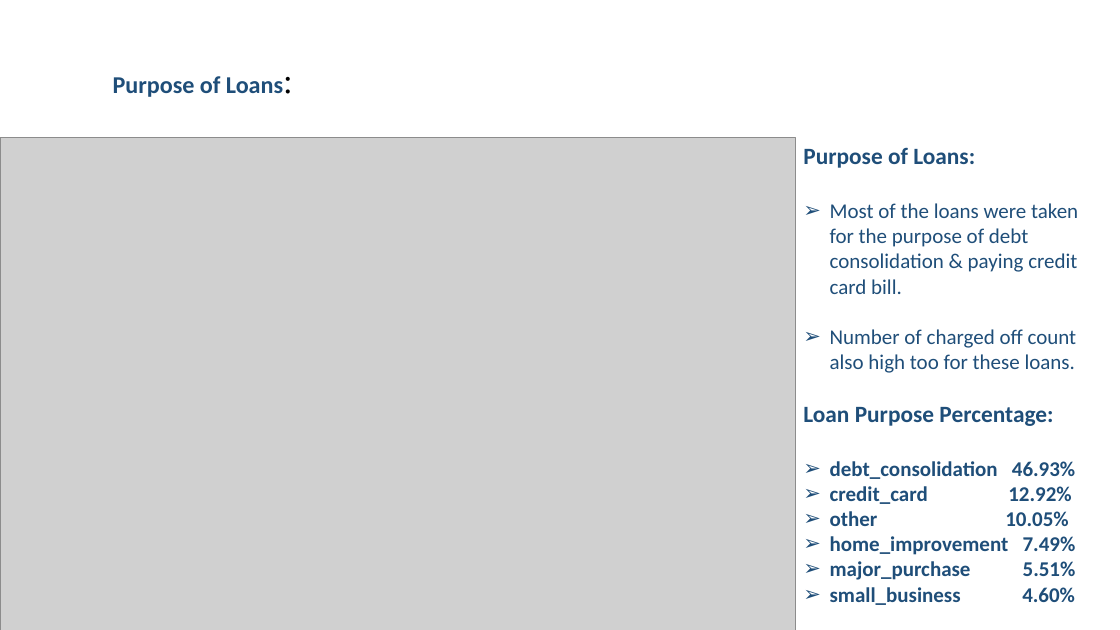
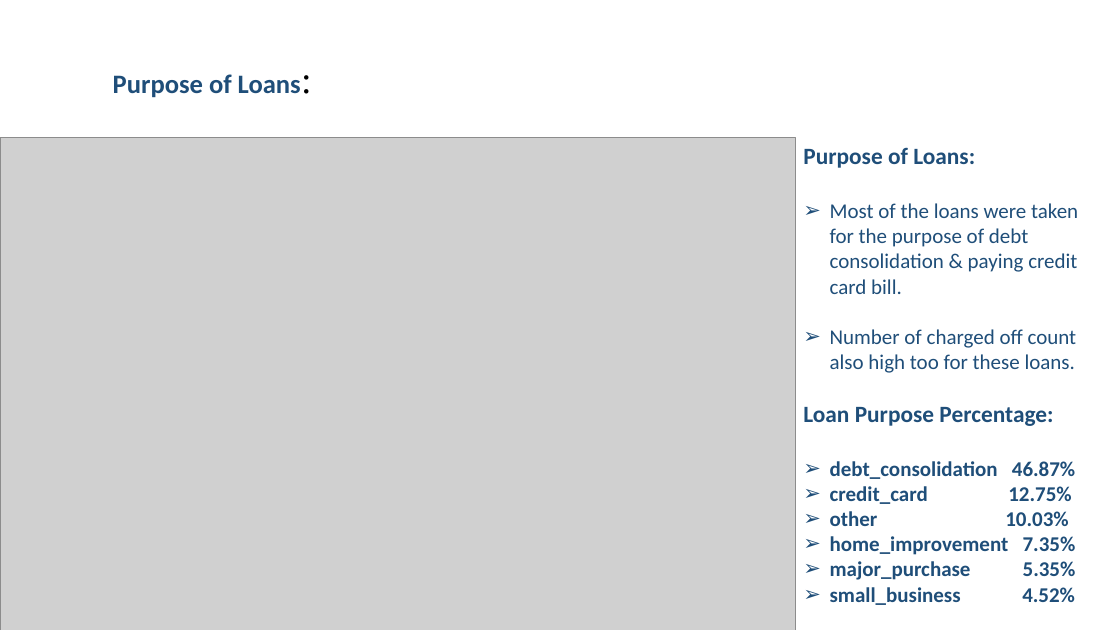
Before and after one commit to Ramya4321/Lending-Club-Case-Study, a slide deck: slide 5 of Lending Club Case Study.pptx. Drawn at 1120x630 pixels with LibreOffice and Linux fonts; fonts in the diff are those of the drawing; grey boxes stand for pictures; background and template pictures are left out. Boxes give left, top, right and bottom in pixels: in the first picture for what was removed or moved away, otherwise in the second. Text is boxed around its words. In the diff, an @@ line names an element or a change of style, - is before the commit and + after.

```diff
--- a/Lending Club Case Study.pptx
+++ b/Lending Club Case Study.pptx
@@ text "Purpose of Loans:" at bbox=[113, 74, 301, 98]: size 20.7 to 22.8 pt; size 29.6 to 32.6 pt in "Loans:"; line spacing 0.9 to 0.8 @@
@@ text at bbox=[830, 461, 1076, 605]: text changed @@
-➢ debt_consolidation 46.93%
-➢ credit_card 12.92%
-➢ other 10.05%
-➢ home_improvement 7.49%
-➢ major_purchase 5.51%
-➢ small_business 4.60%
+➢ debt_consolidation 46.87%
+➢ credit_card 12.75%
+➢ other 10.03%
+➢ home_improvement 7.35%
+➢ major_purchase 5.35%
+➢ small_business 4.52%
```
Also in this commit, not shown: 6 other slides changed, 6 slides added, 1 slide removed, 2 other files.
